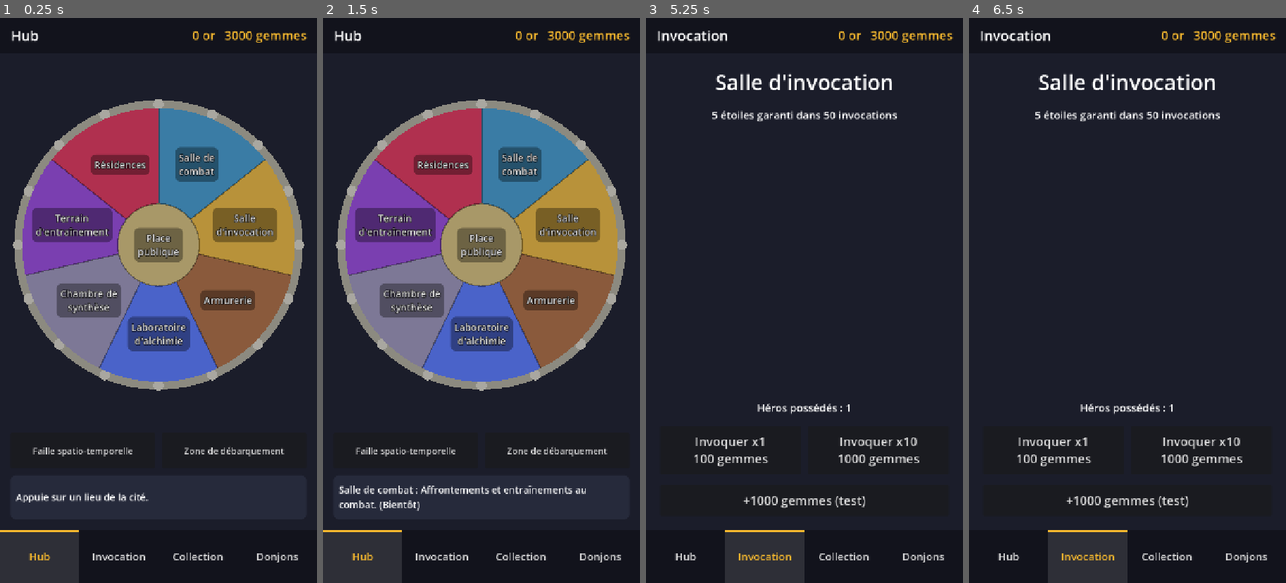
Above: before the commit, frames 1-4 (left to right).
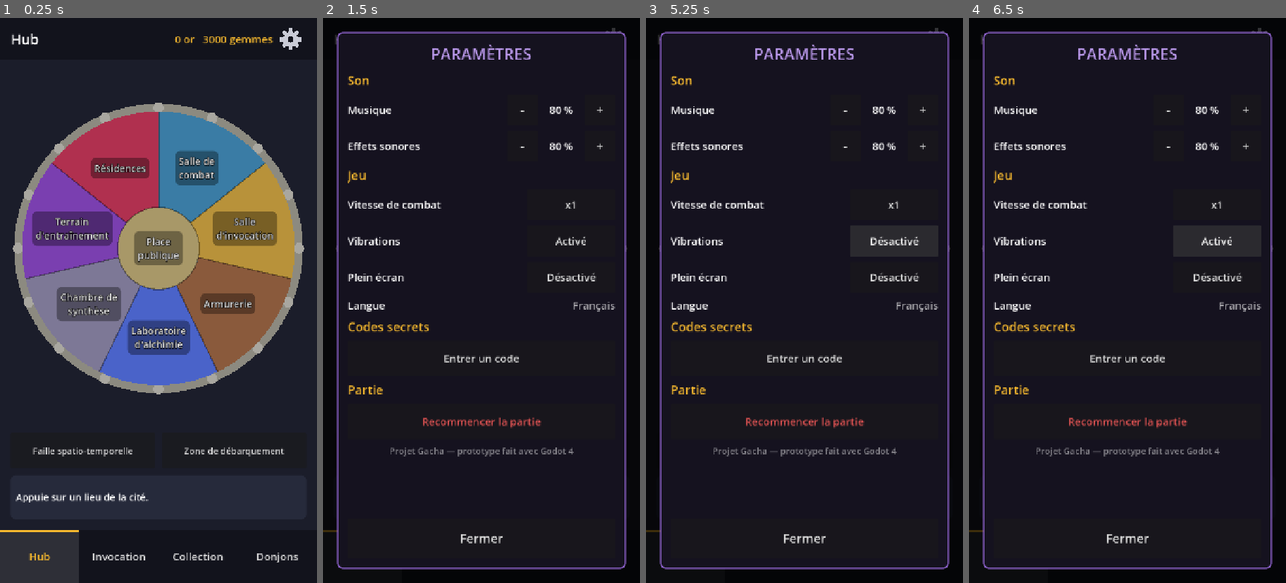
Above: after the commit, the same moments.

Repository: usksyz/project_gacha
Game: Godot game, scene res://scenes/main.tscn
The game is run twice, just before and just after one commit, with the same random seed, the same clock (stepped at 60 frames per second) and the same inputs.
Inputs (mouse positions are in pixels of both pictures, inside the frame that each line leads up to):
- Up to frame 1 (0.25 s): no input
- Up to frame 2 (1.5 s): click "Salle de combat" at 0.5 s; click (614, 40) at 1.27 s
- Up to frame 3 (5.25 s): click (845, 108) at 2 s, where only the run after the commit has a clickable "-"; click (921, 108) at 2.75 s, where only the run after the commit has a clickable "+"; click (845, 147) at 3.5 s, where only the run after the commit has a clickable "-"; click (921, 147) at 4.25 s, where only the run after the commit has a clickable "+"; click (893, 238) at 5 s, where only the run after the commit has a clickable "Activé"
- Up to frame 4 (6.5 s): click (1216, 238) at 5.75 s, where only the run after the commit has a clickable "Désactivé"

The runs differ from the first frame. In frame 1, 9.6% of the frame differs, in the area x 3-97%, y 1-67%; in frame 2, 57%, in the area x 0-100%, y 1-100%; in frame 3, 18%; in frame 4, 18%.

Commit message:
Ajoute les paramètres : son, vibrations, vitesse de combat, codes secrets
- Roue dentée en haut à droite : volumes musique/effets, vitesse de combat,
  vibrations, plein écran, langue, codes secrets, recommencer la partie
- Réglages enregistrés sur l'appareil (autoload Settings)
- Clavier des codes secrets partagé entre les paramètres et la Place publique

Co-Authored-By: Claude Opus 5.5 <noreply@anthropic.com>

Diff:
--- a/project.godot
+++ b/project.godot
@@ -17,6 +17,7 @@
 [autoload]
 
 GameData="*res://scripts/game_data.gd"
+Settings="*res://scripts/settings.gd"
 
 [display]
 
--- a/scripts/battle_view.gd
+++ b/scripts/battle_view.gd
@@ -22,7 +22,6 @@
 var log_label: RichTextLabel
 var controls: HBoxContainer
 var speed_button: Button
-var speed_index := 0
 var skipping := false
 
 
@@ -47,7 +46,7 @@
 	for event in new_battle.events:
 		_show_event(event)
 		if not skipping:
-			await get_tree().create_timer(STEP_DELAY / SPEEDS[speed_index]).timeout
+			await get_tree().create_timer(STEP_DELAY / SPEEDS[Settings.battle_speed_index]).timeout
 		if battle != new_battle:
 			return  # un autre combat a commencé entre-temps : on arrête de rejouer celui-ci
 	_show_result(report)
@@ -79,7 +78,7 @@
 	log_label.add_theme_stylebox_override("normal", UI.make_panel_style(Color("12131c")))
 	layout.add_child(log_label)
 
-	# Boutons du bas : accélération (la vitesse choisie est gardée d'un combat à l'autre) et fin directe.
+	# Boutons du bas : accélération (la vitesse choisie est enregistrée dans les paramètres) et fin directe.
 	controls = HBoxContainer.new()
 	controls.add_theme_constant_override("separation", 16)
 	layout.add_child(controls)
@@ -94,8 +93,9 @@
 
 ## Passe à la vitesse suivante (x1 → x2 → x4 → x1). « step » = 0 pour juste afficher la vitesse.
 func _next_speed(step := 1) -> void:
-	speed_index = (speed_index + step) % SPEEDS.size()
-	speed_button.text = "Vitesse x%d" % SPEEDS[speed_index]
+	if step != 0:
+		Settings.change("battle_speed_index", (Settings.battle_speed_index + step) % SPEEDS.size())
+	speed_button.text = "Vitesse x%d" % SPEEDS[Settings.battle_speed_index]
 
 
 func _build_team_column(team_name: String, fighters: Array, color: Color) -> Control:
@@ -170,6 +170,8 @@
 	box.add_theme_constant_override("separation", 12)
 	scroll.add_child(box)
 
+	if not report["dead"].is_empty():
+		Settings.vibrate(400)
 	for death in report["dead"]:
 		var hero: Dictionary = death["hero"]
 		box.add_child(UI.make_system_window("Un héros est tombé", [
--- /dev/null
+++ b/scripts/code_pad.gd
@@ -0,0 +1,95 @@
+class_name CodePad
+extends Control
+## Clavier des codes secrets, à l'ancienne : on tape les lettres sur une grille.
+## S'affiche par-dessus l'écran ; on l'ouvre avec open().
+
+## Nombre maximum de lettres dans un code secret.
+const CODE_MAX_LENGTH := 12
+
+var display: Label
+var result: Label
+var typed_code := ""
+
+
+func _ready() -> void:
+	# Occupe tout l'écran (bords compris, car le clavier est déjà ajouté à l'écran à ce moment-là).
+	set_anchors_and_offsets_preset(Control.PRESET_FULL_RECT)
+	visible = false
+
+	# Fond sombre qui bloque les appuis sur ce qu'il y a en dessous.
+	var dim := ColorRect.new()
+	dim.color = Color(0, 0, 0, 0.75)
+	dim.set_anchors_preset(Control.PRESET_FULL_RECT)
+	add_child(dim)
+
+	var center := CenterContainer.new()
+	center.set_anchors_preset(Control.PRESET_FULL_RECT)
+	add_child(center)
+
+	var window := UI.make_system_window("Code secret", ["Tape un code :"])
+	window.custom_minimum_size.x = 640
+	center.add_child(window)
+	var content: VBoxContainer = window.get_child(0)
+	content.add_theme_constant_override("separation", 12)
+
+	display = UI.make_label("", 40)
+	display.horizontal_alignment = HORIZONTAL_ALIGNMENT_CENTER
+	display.add_theme_color_override("font_color", Color("f5b82e"))
+	content.add_child(display)
+
+	var letters := GridContainer.new()
+	letters.columns = 7
+	letters.add_theme_constant_override("h_separation", 6)
+	letters.add_theme_constant_override("v_separation", 6)
+	content.add_child(letters)
+	for i in 26:
+		var letter := char(65 + i)  # 65 = code de la lettre A
+		var key := UI.make_button(letter, func(): _type_letter(letter), 26)
+		key.custom_minimum_size = Vector2(80, 70)
+		letters.add_child(key)
+
+	var buttons := HBoxContainer.new()
+	buttons.add_theme_constant_override("separation", 8)
+	content.add_child(buttons)
+	for action in [["Effacer", _erase_letter], ["Fermer", func(): visible = false], ["Valider", _submit_code]]:
+		var button := UI.make_button(action[0], action[1], 24)
+		button.custom_minimum_size.y = 80
+		button.size_flags_horizontal = Control.SIZE_EXPAND_FILL
+		buttons.add_child(button)
+
+	result = UI.make_label("", 22)
+	result.horizontal_alignment = HORIZONTAL_ALIGNMENT_CENTER
+	result.autowrap_mode = TextServer.AUTOWRAP_WORD_SMART
+	content.add_child(result)
+
+
+func open() -> void:
+	typed_code = ""
+	result.text = ""
+	_refresh()
+	visible = true
+
+
+func _type_letter(letter: String) -> void:
+	if typed_code.length() < CODE_MAX_LENGTH:
+		typed_code += letter
+		_refresh()
+
+
+func _erase_letter() -> void:
+	typed_code = typed_code.left(-1)
+	_refresh()
+
+
+func _refresh() -> void:
+	display.text = typed_code if typed_code != "" else "_ _ _"
+
+
+func _submit_code() -> void:
+	var hero := GameData.redeem_code(typed_code)
+	if hero.is_empty():
+		result.text = "Code invalide... ou déjà utilisé."
+	else:
+		result.text = "Code accepté ! %s (%s) rejoint ta cité." % [hero["name"], UI.rarity_text(hero["rarity"])]
+	typed_code = ""
+	_refresh()
--- a/scripts/game_data.gd
+++ b/scripts/game_data.gd
@@ -161,6 +161,18 @@
 
 
 func _ready() -> void:
+	reset_game()
+
+
+## Remet la partie à zéro (au lancement, et depuis les paramètres : « Recommencer la partie »).
+func reset_game() -> void:
+	gems = 3000
+	gold = 0
+	pity_counter = 0
+	tower_floor = 1
+	roster.clear()
+	next_hero_id = 1
+	used_codes.clear()
 	# Han est là dès le début de la partie.
 	roster.append(_create_secret_hero("Han"))
 
--- a/scripts/hub_screen.gd
+++ b/scripts/hub_screen.gd
@@ -14,16 +14,10 @@
 		"info": "Là où reviennent tes héros après une expédition. (Bientôt)"},
 ]
 
-## Nombre maximum de lettres dans un code secret.
-const CODE_MAX_LENGTH := 12
-
 var info_label: Label
 
-# Clavier des codes secrets (à l'ancienne : on tape les lettres sur une grille).
-var code_overlay: Control
-var code_display: Label
-var code_result: Label
-var typed_code := ""
+## Clavier des codes secrets, ouvert par la Place publique (aussi disponible dans les paramètres).
+var code_pad: CodePad
 
 
 func _ready() -> void:
@@ -60,100 +54,17 @@
 	info_label.vertical_alignment = VERTICAL_ALIGNMENT_CENTER
 	info_panel.add_child(info_label)
 
-	code_overlay = _build_code_pad()
-	add_child(code_overlay)
+	code_pad = CodePad.new()
+	add_child(code_pad)
 
 
 func on_shown() -> void:
-	code_overlay.visible = false
+	code_pad.visible = false
 
 
 func _on_zone_pressed(zone: Dictionary) -> void:
 	info_label.text = "%s : %s" % [zone["name"], zone["info"]]
 	if zone["target"] == "code":
-		typed_code = ""
-		code_result.text = ""
-		_refresh_code()
-		code_overlay.visible = true
+		code_pad.open()
 	elif zone["target"] != "":
 		navigate.emit(zone["target"])
-
-
-func _build_code_pad() -> Control:
-	var overlay := Control.new()
-	overlay.set_anchors_preset(Control.PRESET_FULL_RECT)
-	overlay.visible = false
-
-	# Fond sombre qui bloque les appuis sur la cité en dessous.
-	var dim := ColorRect.new()
-	dim.color = Color(0, 0, 0, 0.75)
-	dim.set_anchors_preset(Control.PRESET_FULL_RECT)
-	overlay.add_child(dim)
-
-	var center := CenterContainer.new()
-	center.set_anchors_preset(Control.PRESET_FULL_RECT)
-	overlay.add_child(center)
-
-	var window := UI.make_system_window("La stèle", ["Grave un mot de passe :"])
-	window.custom_minimum_size.x = 640
-	center.add_child(window)
-	var content: VBoxContainer = window.get_child(0)
-	content.add_theme_constant_override("separation", 12)
-
-	code_display = UI.make_label("", 40)
-	code_display.horizontal_alignment = HORIZONTAL_ALIGNMENT_CENTER
-	code_display.add_theme_color_override("font_color", Color("f5b82e"))
-	content.add_child(code_display)
-
-	var letters := GridContainer.new()
-	letters.columns = 7
-	letters.add_theme_constant_override("h_separation", 6)
-	letters.add_theme_constant_override("v_separation", 6)
-	content.add_child(letters)
-	for i in 26:
-		var letter := char(65 + i)  # 65 = code de la lettre A
-		var key := UI.make_button(letter, func(): _type_letter(letter), 26)
-		key.custom_minimum_size = Vector2(80, 70)
-		letters.add_child(key)
-
-	var buttons := HBoxContainer.new()
-	buttons.add_theme_constant_override("separation", 8)
-	content.add_child(buttons)
-	for action in [["Effacer", _erase_letter], ["Fermer", func(): overlay.visible = false], ["Valider", _submit_code]]:
-		var button := UI.make_button(action[0], action[1], 24)
-		button.custom_minimum_size.y = 80
-		button.size_flags_horizontal = Control.SIZE_EXPAND_FILL
-		buttons.add_child(button)
-
-	code_result = UI.make_label("", 22)
-	code_result.horizontal_alignment = HORIZONTAL_ALIGNMENT_CENTER
-	code_result.autowrap_mode = TextServer.AUTOWRAP_WORD_SMART
-	content.add_child(code_result)
-	return overlay
-
-
-func _type_letter(letter: String) -> void:
-	if typed_code.length() < CODE_MAX_LENGTH:
-		typed_code += letter
-		_refresh_code()
-
-
-func _erase_letter() -> void:
-	typed_code = typed_code.left(-1)
-	_refresh_code()
-
-
-func _refresh_code() -> void:
-	# Les cases vides sont affichées avec des tirets.
-	code_display.text = typed_code if typed_code != "" else "_ _ _"
-
-
-func _submit_code() -> void:
-	var hero := GameData.redeem_code(typed_code)
-	if hero.is_empty():
-		code_result.text = "La stèle reste silencieuse."
-	else:
-		code_result.text = "La stèle s'illumine... %s (%s) rejoint ta cité !" % [
-			hero["name"], UI.rarity_text(hero["rarity"])]
-	typed_code = ""
-	_refresh_code()
--- a/scripts/main.gd
+++ b/scripts/main.gd
@@ -18,6 +18,7 @@
 var nav_buttons := {}
 var title_label: Label
 var gems_label: Label
+var settings_panel: SettingsPanel
 
 
 func _ready() -> void:
@@ -49,6 +50,10 @@
 	for screen in screens.values():
 		screen.set_anchors_preset(Control.PRESET_FULL_RECT)
 		content.add_child(screen)
+
+	# Les paramètres s'affichent par-dessus tout le reste.
+	settings_panel = SettingsPanel.new()
+	add_child(settings_panel)
 
 	GameData.gems_changed.connect(func(_amount): _refresh_money())
 	GameData.gold_changed.connect(func(_amount): _refresh_money())
@@ -86,11 +91,37 @@
 	title_label.size_flags_horizontal = Control.SIZE_EXPAND_FILL
 	title_label.vertical_alignment = VERTICAL_ALIGNMENT_CENTER
 	row.add_child(title_label)
-	gems_label = UI.make_label("", 28)
+	gems_label = UI.make_label("", 24)
 	gems_label.add_theme_color_override("font_color", ACCENT_COLOR)
 	gems_label.vertical_alignment = VERTICAL_ALIGNMENT_CENTER
 	row.add_child(gems_label)
+
+	# Bouton des paramètres : une roue dentée.
+	var settings_button := UI.make_button("", func(): settings_panel.open())
+	settings_button.custom_minimum_size = Vector2(72, 72)
+	settings_button.flat = true
+	var gear := GearIcon.new()
+	gear.set_anchors_preset(Control.PRESET_FULL_RECT)
+	gear.mouse_filter = Control.MOUSE_FILTER_IGNORE
+	settings_button.add_child(gear)
+	row.add_child(settings_button)
 	return bar
+
+
+## Icône de roue dentée, dessinée avec des formes simples :
+## 8 dents (des rectangles tournés), un disque, et un trou au milieu.
+class GearIcon extends Control:
+	const COLOR := Color("c9cbd6")
+
+	func _draw() -> void:
+		var center := size / 2
+		var radius := minf(size.x, size.y) * 0.24
+		for i in 8:
+			draw_set_transform(center, i * TAU / 8)
+			draw_rect(Rect2(-radius * 0.28, -radius * 1.4, radius * 0.56, radius * 0.8), COLOR)
+		draw_set_transform(Vector2.ZERO)
+		draw_circle(center, radius, COLOR)
+		draw_circle(center, radius * 0.42, BAR_COLOR)
 
 
 func _build_nav_bar() -> Control:
--- /dev/null
+++ b/scripts/settings.gd
@@ -0,0 +1,81 @@
+extends Node
+## Paramètres du joueur (son, vibrations, vitesse de combat...).
+## Chargé automatiquement au lancement (« autoload ») : accessible partout en écrivant Settings.
+## Les réglages sont enregistrés sur l'appareil, dans un petit fichier, et relus au lancement.
+
+const FILE_PATH := "user://parametres.cfg"
+
+## Volumes, de 0 à 100 (%).
+var music_volume := 80
+var sfx_volume := 80
+var vibrations := true
+var fullscreen := false
+## Vitesse de combat : index dans BattleView.SPEEDS (0 = x1, 1 = x2, 2 = x4).
+var battle_speed_index := 0
+
+
+func _ready() -> void:
+	# Deux « bus » audio : la musique et les effets ont chacun leur volume.
+	for bus_name in ["Musique", "Effets"]:
+		if AudioServer.get_bus_index(bus_name) == -1:
+			var index := AudioServer.bus_count
+			AudioServer.add_bus(index)
+			AudioServer.set_bus_name(index, bus_name)
+			AudioServer.set_bus_send(index, "Master")
+	load_settings()
+	_apply_volumes()
+	# Sur le web, le navigateur n'autorise le plein écran qu'après un appui du joueur.
+	if fullscreen and not OS.has_feature("web"):
+		apply_fullscreen()
+
+
+## Enregistre un réglage sur l'appareil et l'applique tout de suite.
+func change(setting: String, value: Variant) -> void:
+	set(setting, value)
+	_apply_volumes()
+	if setting == "fullscreen":
+		apply_fullscreen()
+	save_settings()
+
+
+## Fait vibrer le téléphone (si les vibrations sont activées). « duration » en millisecondes.
+func vibrate(duration: int) -> void:
+	if vibrations:
+		Input.vibrate_handheld(duration)
+
+
+func apply_fullscreen() -> void:
+	var mode := DisplayServer.WINDOW_MODE_FULLSCREEN if fullscreen else DisplayServer.WINDOW_MODE_WINDOWED
+	DisplayServer.window_set_mode(mode)
+
+
+func _apply_volumes() -> void:
+	_set_bus_volume("Musique", music_volume)
+	_set_bus_volume("Effets", sfx_volume)
+
+
+func _set_bus_volume(bus_name: String, percent: int) -> void:
+	var index := AudioServer.get_bus_index(bus_name)
+	AudioServer.set_bus_mute(index, percent == 0)
+	AudioServer.set_bus_volume_db(index, linear_to_db(percent / 100.0))
+
+
+func save_settings() -> void:
+	var file := ConfigFile.new()
+	file.set_value("son", "musique", music_volume)
+	file.set_value("son", "effets", sfx_volume)
+	file.set_value("jeu", "vibrations", vibrations)
+	file.set_value("jeu", "plein_ecran", fullscreen)
+	file.set_value("jeu", "vitesse_combat", battle_speed_index)
+	file.save(FILE_PATH)
+
+
+func load_settings() -> void:
+	var file := ConfigFile.new()
+	if file.load(FILE_PATH) != OK:
+		return  # premier lancement : on garde les valeurs par défaut
+	music_volume = file.get_value("son", "musique", music_volume)
+	sfx_volume = file.get_value("son", "effets", sfx_volume)
+	vibrations = file.get_value("jeu", "vibrations", vibrations)
+	fullscreen = file.get_value("jeu", "plein_ecran", fullscreen)
+	battle_speed_index = file.get_value("jeu", "vitesse_combat", battle_speed_index)
--- /dev/null
+++ b/scripts/settings_panel.gd
@@ -0,0 +1,168 @@
+class_name SettingsPanel
+extends Control
+## Fenêtre des paramètres, ouverte par la roue dentée en haut de l'écran.
+## Chaque réglage est enregistré sur l'appareil dès qu'on le change (voir settings.gd).
+
+const ACCENT_COLOR := Color("9b6be0")
+const DANGER_COLOR := Color("e05252")
+
+var code_pad: CodePad
+var reset_button: Button
+## « Recommencer la partie » demande un deuxième appui pour confirmer.
+var reset_armed := false
+
+
+func _ready() -> void:
+	# Occupe tout l'écran (bords compris, car la fenêtre est déjà ajoutée à l'écran à ce moment-là).
+	set_anchors_and_offsets_preset(Control.PRESET_FULL_RECT)
+	visible = false
+
+	var dim := ColorRect.new()
+	dim.color = Color(0, 0, 0, 0.75)
+	dim.set_anchors_preset(Control.PRESET_FULL_RECT)
+	add_child(dim)
+
+	var margin := MarginContainer.new()
+	margin.set_anchors_preset(Control.PRESET_FULL_RECT)
+	for side in ["left", "right", "top", "bottom"]:
+		margin.add_theme_constant_override("margin_" + side, 32)
+	add_child(margin)
+
+	var panel := PanelContainer.new()
+	var style := UI.make_panel_style(Color("15121f"), ACCENT_COLOR, 3)
+	style.set_content_margin_all(24)
+	panel.add_theme_stylebox_override("panel", style)
+	margin.add_child(panel)
+
+	var layout := VBoxContainer.new()
+	layout.add_theme_constant_override("separation", 16)
+	panel.add_child(layout)
+
+	var title := UI.make_label("PARAMÈTRES", 36)
+	title.horizontal_alignment = HORIZONTAL_ALIGNMENT_CENTER
+	title.add_theme_color_override("font_color", ACCENT_COLOR.lightened(0.3))
+	layout.add_child(title)
+
+	# Les réglages défilent si l'écran est trop petit.
+	var scroll := ScrollContainer.new()
+	scroll.size_flags_vertical = Control.SIZE_EXPAND_FILL
+	scroll.horizontal_scroll_mode = ScrollContainer.SCROLL_MODE_DISABLED
+	layout.add_child(scroll)
+	var content := VBoxContainer.new()
+	content.size_flags_horizontal = Control.SIZE_EXPAND_FILL
+	content.add_theme_constant_override("separation", 12)
+	scroll.add_child(content)
+
+	_add_section(content, "Son")
+	_add_volume_row(content, "Musique", "music_volume")
+	_add_volume_row(content, "Effets sonores", "sfx_volume")
+
+	_add_section(content, "Jeu")
+	_add_speed_row(content)
+	_add_toggle_row(content, "Vibrations", "vibrations")
+	_add_toggle_row(content, "Plein écran", "fullscreen")
+	var language := UI.make_label("Français", 24)
+	language.modulate = Color(1, 1, 1, 0.7)
+	_add_row(content, "Langue", language)
+
+	_add_section(content, "Codes secrets")
+	var code_button := UI.make_button("Entrer un code", func(): code_pad.open(), 24)
+	code_button.custom_minimum_size.y = 80
+	content.add_child(code_button)
+
+	_add_section(content, "Partie")
+	reset_button = UI.make_button("", _on_reset_pressed, 24)
+	reset_button.custom_minimum_size.y = 80
+	reset_button.add_theme_color_override("font_color", DANGER_COLOR)
+	content.add_child(reset_button)
+	var about := UI.make_label("Projet Gacha — prototype fait avec Godot 4", 20)
+	about.modulate = Color(1, 1, 1, 0.5)
+	about.horizontal_alignment = HORIZONTAL_ALIGNMENT_CENTER
+	content.add_child(about)
+
+	var close := UI.make_button("Fermer", func(): visible = false)
+	close.custom_minimum_size.y = 90
+	layout.add_child(close)
+
+	# Le clavier des codes s'affiche par-dessus les paramètres.
+	code_pad = CodePad.new()
+	add_child(code_pad)
+
+
+func open() -> void:
+	reset_armed = false
+	reset_button.text = "Recommencer la partie"
+	code_pad.visible = false
+	visible = true
+
+
+func _add_section(parent: Control, text: String) -> void:
+	var label := UI.make_label(text, 28)
+	label.add_theme_color_override("font_color", Color("f5b82e"))
+	parent.add_child(label)
+
+
+## Une ligne : le nom du réglage à gauche, et son contrôle à droite.
+func _add_row(parent: Control, text: String, control: Control) -> void:
+	var row := HBoxContainer.new()
+	row.add_theme_constant_override("separation", 8)
+	parent.add_child(row)
+	var label := UI.make_label(text, 24)
+	label.size_flags_horizontal = Control.SIZE_EXPAND_FILL
+	row.add_child(label)
+	row.add_child(control)
+
+
+## Volume : boutons « - » et « + » (de 10 en 10), plus faciles à toucher qu'un curseur.
+func _add_volume_row(parent: Control, text: String, setting: String) -> void:
+	var box := HBoxContainer.new()
+	box.add_theme_constant_override("separation", 8)
+	var value := UI.make_label("", 24)
+	value.custom_minimum_size.x = 90
+	value.horizontal_alignment = HORIZONTAL_ALIGNMENT_CENTER
+	var refresh := func(): value.text = "%d %%" % Settings.get(setting)
+	for step in [-10, 10]:
+		var on_pressed := func():
+			Settings.change(setting, clampi(Settings.get(setting) + step, 0, 100))
+			refresh.call()
+		var button := UI.make_button("-" if step < 0 else "+", on_pressed, 28)
+		button.custom_minimum_size = Vector2(70, 70)
+		box.add_child(button)
+		if step < 0:
+			box.add_child(value)
+	refresh.call()
+	_add_row(parent, text, box)
+
+
+## Interrupteur : un bouton « Activé » / « Désactivé ».
+func _add_toggle_row(parent: Control, text: String, setting: String) -> void:
+	var button := UI.make_button("", func(): pass, 24)
+	button.custom_minimum_size = Vector2(200, 70)
+	var refresh := func(): button.text = "Activé" if Settings.get(setting) else "Désactivé"
+	button.pressed.connect(func():
+		Settings.change(setting, not Settings.get(setting))
+		refresh.call())
+	refresh.call()
+	_add_row(parent, text, button)
+
+
+## Vitesse de combat : x1 → x2 → x4 → x1 (la même que le bouton pendant les combats).
+func _add_speed_row(parent: Control) -> void:
+	var button := UI.make_button("", func(): pass, 24)
+	button.custom_minimum_size = Vector2(200, 70)
+	var refresh := func(): button.text = "x%d" % BattleView.SPEEDS[Settings.battle_speed_index]
+	button.pressed.connect(func():
+		Settings.change("battle_speed_index", (Settings.battle_speed_index + 1) % BattleView.SPEEDS.size())
+		refresh.call())
+	refresh.call()
+	_add_row(parent, "Vitesse de combat", button)
+
+
+func _on_reset_pressed() -> void:
+	if not reset_armed:
+		reset_armed = true
+		reset_button.text = "Sûr ? Tout sera perdu. Appuie encore."
+		return
+	GameData.reset_game()
+	# On recharge la scène pour reconstruire tous les écrans à partir de la nouvelle partie.
+	get_tree().reload_current_scene()
Not shown, added: scripts/code_pad.gd.uid
Not shown, added: scripts/settings.gd.uid
Not shown, added: scripts/settings_panel.gd.uid
Not shown, changed: CLAUDE.md
